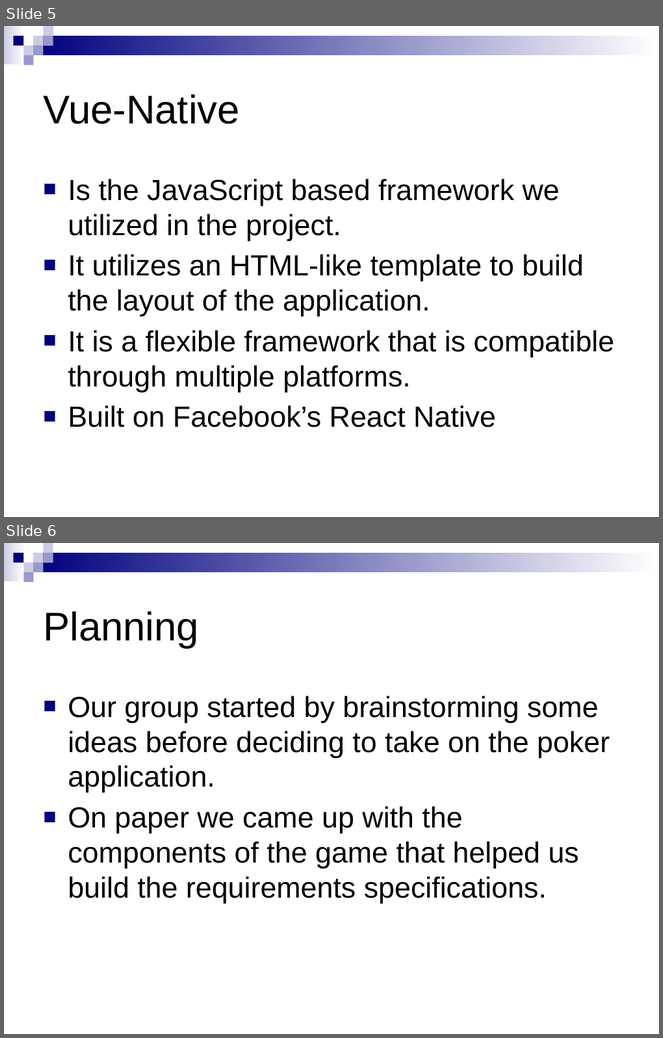
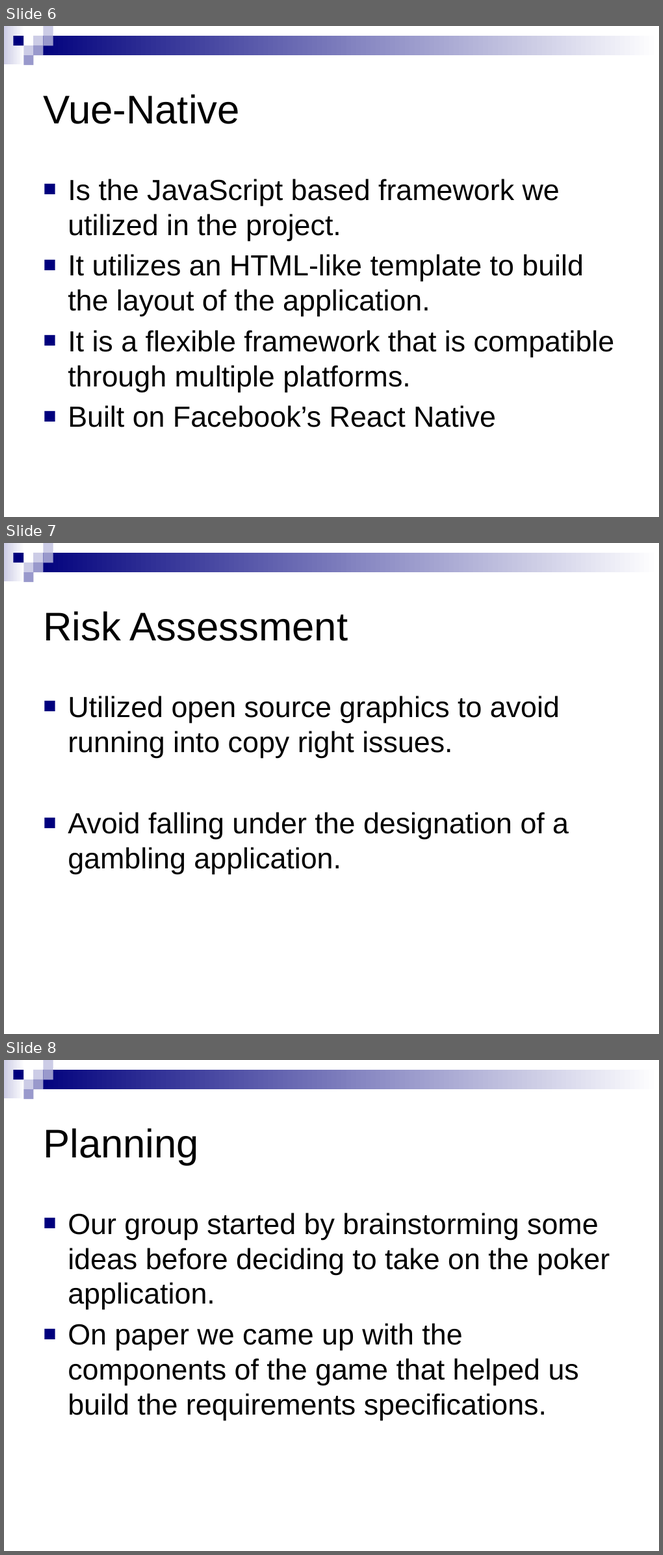
Before and after one commit to ryan-pratt/SE2-poker-app, a slide deck: Software Engineering 2.pptx. Shown one above the other, each under a label of ours: slides 5 and 6 before the commit, slides 6, 7 and 8 after it. The pictures are 663x1038 and 663x1555 pixels, drawn with LibreOffice and Linux fonts; fonts in the diff are those of the drawing. Boxes give left, top, right and bottom in pixels: in the first picture for what was removed or moved away, otherwise in the second. Text is boxed around its words. In the diff, an @@ line names an element or a change of style, - is before the commit and + after.

```diff
--- a/Software Engineering 2.pptx
+++ b/Software Engineering 2.pptx
@@ slide 7 added at (4,543,659,1034), background #FFFFFF; not listed: 9 template elements that a slide beside it also shows @@
@@ title added at (43,611,348,641), 44 pt, text #000000 @@
+Risk Assessment
@@ text added at (68,696,569,875), 32 pt, text #000000 @@
+■ Utilized open source graphics to avoid running into copy right issues.
+■ Avoid falling under the designation of a gambling application.
@@ what was slide 5 is now slide 6 @@
@@ what was slide 6 is now slide 8 @@
```
Also in this commit, not shown: 5 other slides added.
